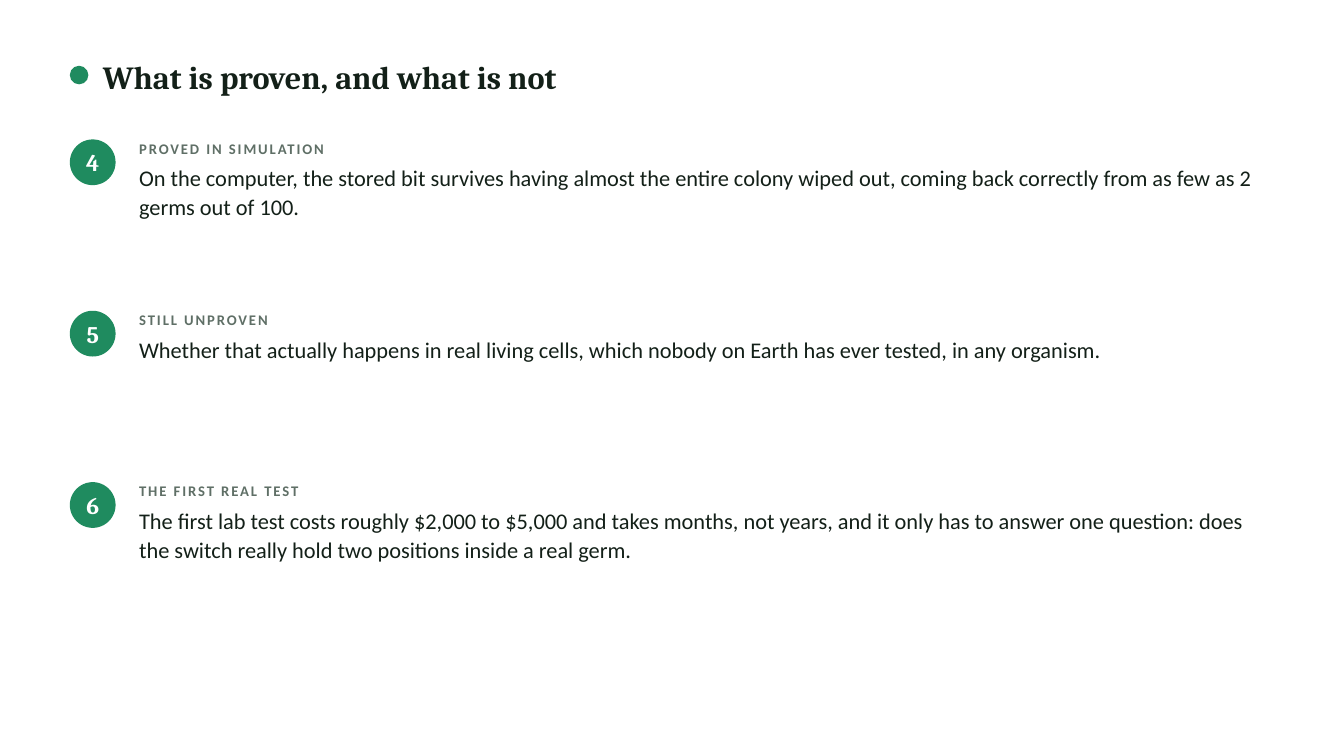
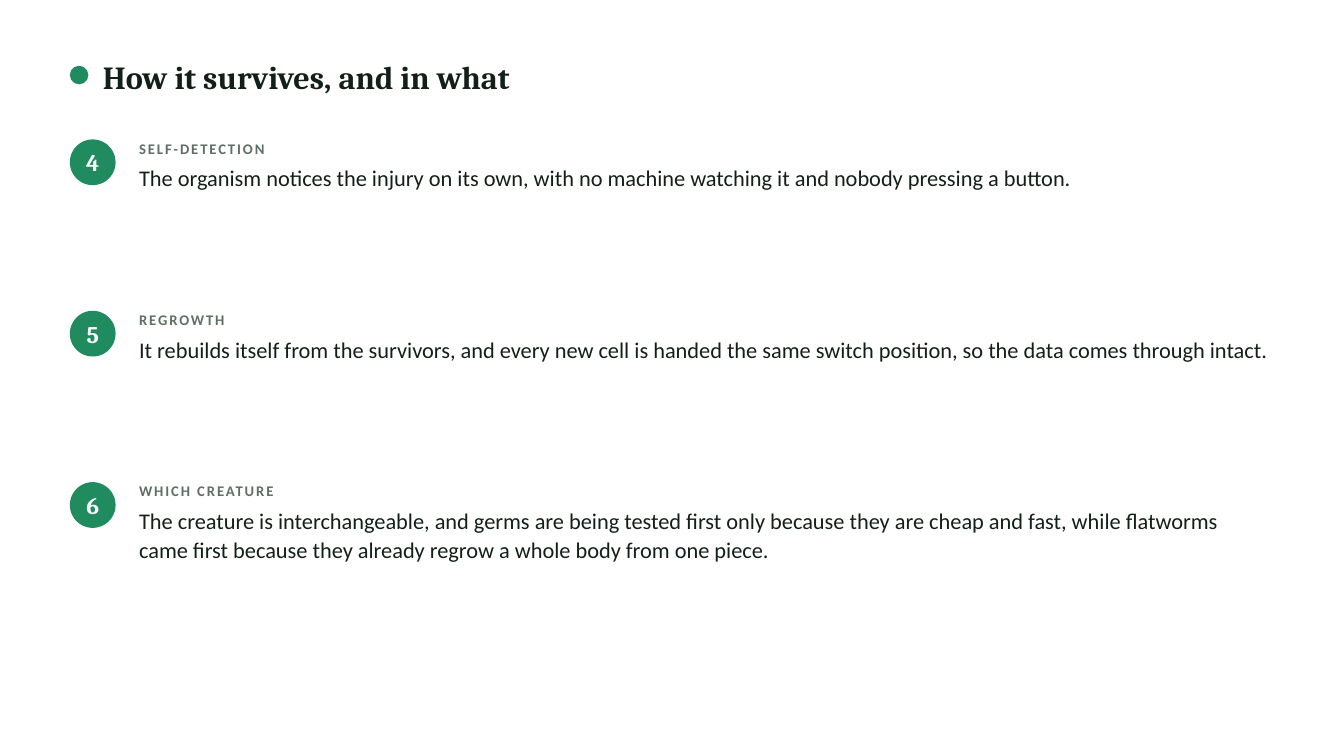
Before and after one commit to rewired89/Acheron, a slide deck: slide 4 of docs/pitch/Acheron_Plain_Explainer.pptx (slide 3 before the commit). Drawn at 1344x756 pixels with LibreOffice and Linux fonts; fonts in the diff are those of the drawing. Boxes give left, top, right and bottom in pixels: in the first picture for what was removed or moved away, otherwise in the second. Text is boxed around its words. In the diff, an @@ line names an element or a change of style, - is before the commit and + after.

```diff
--- a/docs/pitch/Acheron_Plain_Explainer.pptx
+++ b/docs/pitch/Acheron_Plain_Explainer.pptx
@@ text at [103, 66, 510, 94]: text changed @@
-What is proven, and what is not
+How it survives, and in what
@@ text at [139, 144, 264, 154]: text changed @@
-PROVED IN SIMULATION
+SELF-DETECTION
@@ text at [139, 170, 1071, 190]: text changed @@
-On the computer, the stored bit survives having almost the entire colony wiped out, coming back correctly from as few as 2 germs out of 100.
+The organism notices the injury on its own, with no machine watching it and nobody pressing a button.
@@ text at [139, 315, 224, 325]: text changed @@
-STILL UNPROVEN
+REGROWTH
@@ text at [139, 342, 1267, 362]: text changed @@
-Whether that actually happens in real living cells, which nobody on Earth has ever tested, in any organism.
+It rebuilds itself from the survivors, and every new cell is handed the same switch position, so the data comes through intact.
@@ text at [139, 486, 298, 496]: text changed @@
-THE FIRST REAL TEST
+WHICH CREATURE
@@ text at [139, 513, 1218, 562]: text changed @@
-The first lab test costs roughly $2,000 to $5,000 and takes months, not years, and it only has to answer one question: does the switch really hold two positions inside a real germ.
+The creature is interchangeable, and germs are being tested first only because they are cheap and fast, while flatworms came first because they already regrow a whole body from one piece.
```
Also in this commit, not shown: 6 other slides changed, 1 slide added, 2 other files.
